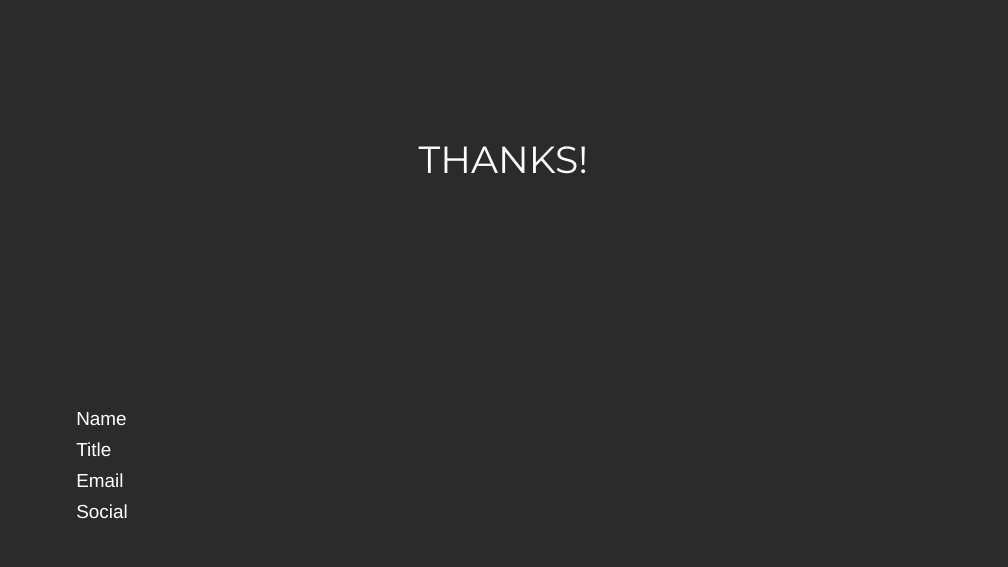
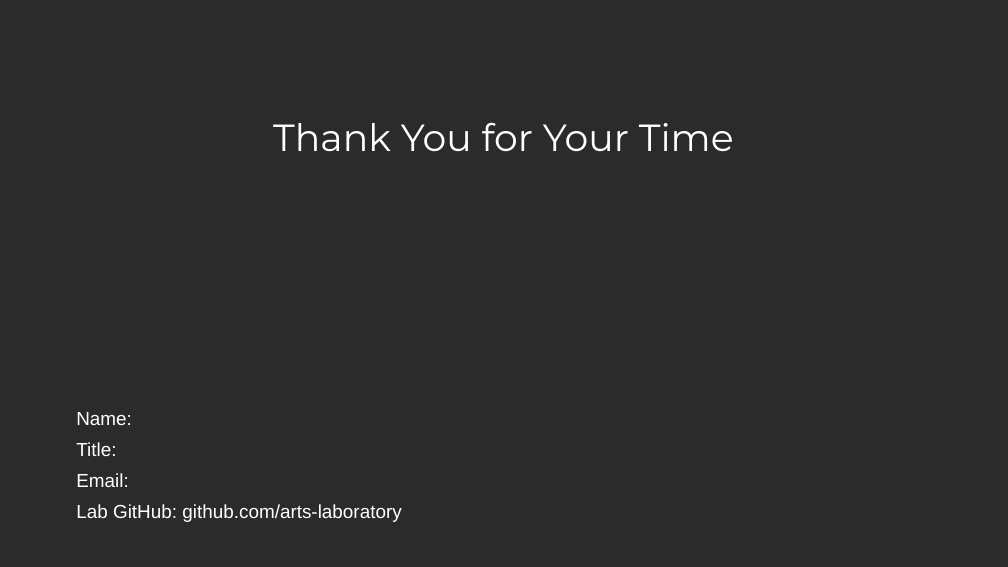
Before and after one commit to ARTS-Laboratory/ARTS-Lab-Branding, a slide deck: slide 3 of PowerPoint/ARTS-Lab_USC_slide_template.pptx. Drawn at 1008x567 pixels with LibreOffice and Linux fonts; fonts in the diff are those of the drawing; background and template pictures are left out; a plain dark background stands for a picture behind light text. Boxes give left, top, right and bottom in pixels: in the first picture for what was removed or moved away, otherwise in the second. Text is boxed around its words. In the diff, an @@ line names an element or a change of style, - is before the commit and + after.

```diff
--- a/PowerPoint/ARTS-Lab_USC_slide_template.pptx
+++ b/PowerPoint/ARTS-Lab_USC_slide_template.pptx
@@ title at <box>273,122,734,151</box>: text changed @@
-THANKS!
+Thank You for Your Time
@@ text at <box>76,412,401,522</box>: text changed @@
-Name
-Title
-Email
-Social
+Name:
+Title:
+Email:
+Lab GitHub: github.com/arts-laboratory
```
Also in this commit, not shown: 2 other slides changed.
